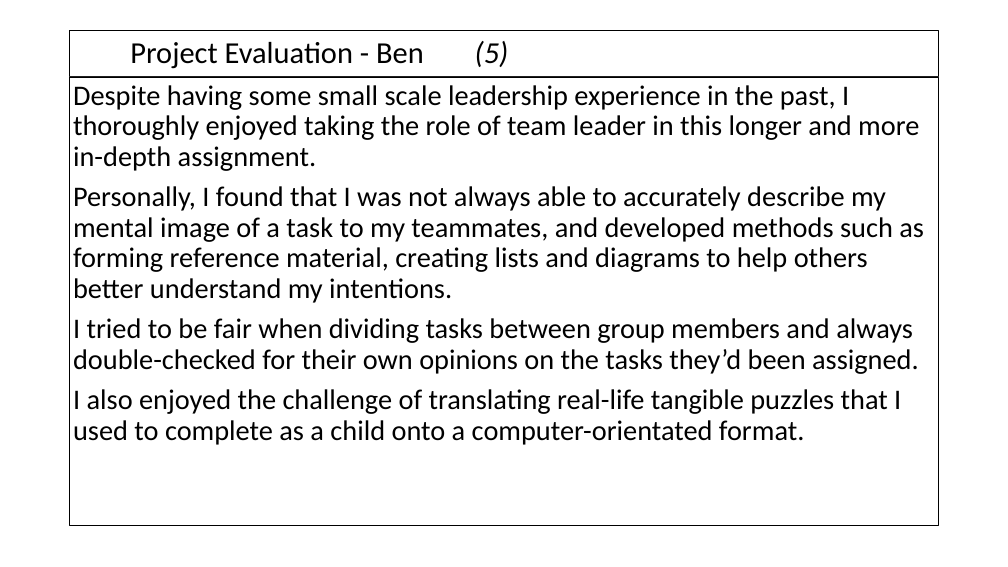
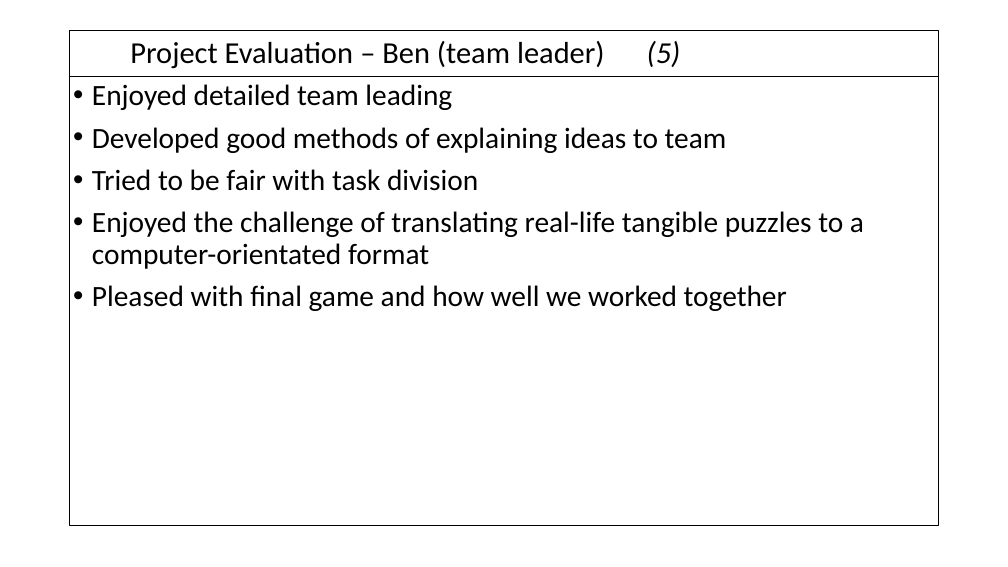
Before and after one commit to AlexCarolan/Christmas-Game, a slide deck: slide 19 of D2.pptx. Drawn at 1008x567 pixels with LibreOffice and Linux fonts; fonts in the diff are those of the drawing; background and template pictures are left out. Boxes give left, top, right and bottom in pixels: in the first picture for what was removed or moved away, otherwise in the second. Text is boxed around its words. In the diff, an @@ line names an element or a change of style, - is before the commit and + after.

```diff
--- a/D2.pptx
+++ b/D2.pptx
@@ title at (130, 41, 681, 69): text changed @@
-Project Evaluation - Ben (5)
+Project Evaluation – Ben (team leader) (5)
@@ rectangle "Enjoyed detailed team leading" at (70, 76, 939, 526): text to rectangle @@
@@ text in rectangle at (92, 84, 864, 311): text changed; size 27 to 28 pt @@
-Despite having some small scale leadership experience in the past, I thoroughly enjoyed taking the role of team leader in this longer and more in-depth assignment.
-Personally, I found that I was not always able to accurately describe my mental image of a task to my teammates, and developed methods such as forming reference material, creating lists and diagrams to help others better understand my intentions.
-I tried to be fair when dividing tasks between group members and always double-checked for their own opinions on the tasks they’d been assigned.
-I also enjoyed the challenge of translating real-life tangible puzzles that I used to complete as a child onto a computer-orientated format.
+• Enjoyed detailed team leading
+• Developed good methods of explaining ideas to team
+• Tried to be fair with task division
+• Enjoyed the challenge of translating real-life tangible puzzles to a computer-orientated format
+• Pleased with final game and how well we worked together
```
Also in this commit, not shown: 9 other slides changed, 1 slide added, 1 slide removed.
